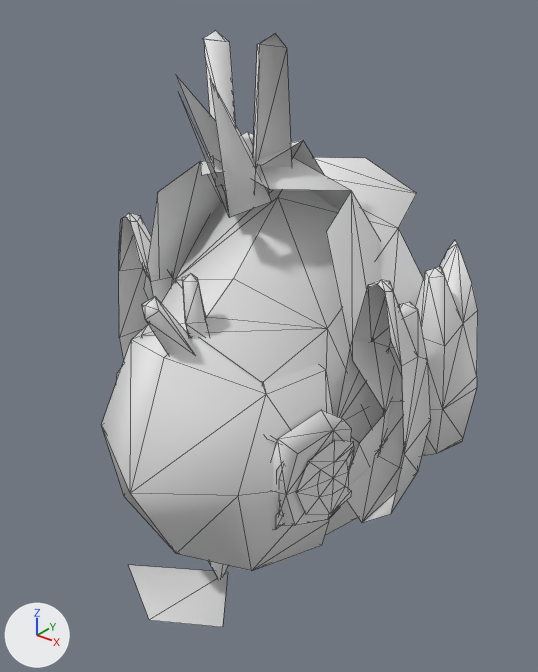
Before and after pictures for a commit that changed the OBJ model crates/alife_game_app/assets/production_voxel_v1/creature_parts/generated/sparrow_impostor_parts.obj.
Before and after are seen from a 50 mm camera at (1.067, -1.212, 0.912) aimed at (0.005, 0.114, 0.09). Every picture has the same lights, and +X, +Y and +Z are marked at lower left. The first picture is the older version. Mesh edges are drawn as thin lines. Where no turn or scale is listed for an object, it has been applied to the vertices. Vertices at exactly the same position are counted once.

The first picture shows 'part_head', 'part_left_arm', 'part_left_leg', 'part_right_arm', 'part_right_leg', 'part_torso'.
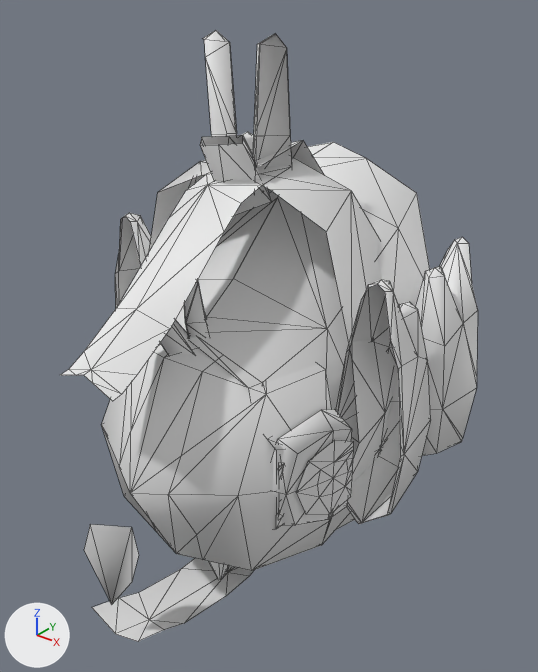
The change in detail:
me_part_head is used by ob_part_head; location (0.0, 0.0, 0.0).
me_part_head had 164 vertices, 206 faces and spanned x -0.34..0.34, y -0.367..0.0, z -0.581..0.336.
me_part_head now has 218 vertices, 302 faces and spans x -0.341..0.341, y -0.367..0.0, z -0.581..0.336.
Part 1, on me_part_head:
82 faces are deleted.
54 vertices are added at x -0.341..0.341, y -0.328..0.0, z -0.437..0.336.
178 new faces join them.
me_part_left_arm is used by ob_part_left_arm; location (0.0, 0.0, 0.0).
me_part_left_arm had 93 vertices, 109 faces and spanned x -0.457..0.0, y -0.17..0.38, z -0.532..0.511.
me_part_left_arm now has 120 vertices, 146 faces and spans x -0.457..0.0, y -0.17..0.38, z -0.532..0.532.
Part 2, on me_part_left_arm:
36 faces are deleted.
27 vertices are added at x -0.39..0.0, y -0.17..0.38, z -0.484..0.532.
73 new faces join them.
me_part_left_leg is used by ob_part_left_leg; location (0.0, 0.0, 0.0).
me_part_left_leg had 95 vertices, 139 faces and spanned x -0.459..0.08, y 0.0..0.7, z -0.516..0.807.
me_part_left_leg now has 136 vertices, 201 faces and spans x -0.459..0.08, y 0.0..0.7, z -0.516..0.807.
Part 3, on me_part_left_leg:
29 faces are deleted.
41 vertices are added at x -0.457..0.08, y 0.0..0.494, z -0.484..0.807.
91 new faces join them.
me_part_right_arm is used by ob_part_right_arm; location (0.0, 0.0, 0.0).
me_part_right_arm had 92 vertices, 108 faces and spanned x 0.0..0.457, y -0.17..0.38, z -0.532..0.511.
me_part_right_arm now has 118 vertices, 144 faces and spans x 0.0..0.457, y -0.17..0.38, z -0.532..0.532.
Part 4, on me_part_right_arm:
38 faces are deleted.
26 vertices are added at x 0.0..0.39, y -0.17..0.38, z -0.484..0.532.
74 new faces join them.
me_part_right_leg is used by ob_part_right_leg; location (0.0, 0.0, 0.0).
me_part_right_leg had 95 vertices, 138 faces and spanned x -0.08..0.459, y 0.0..0.7, z -0.516..0.807.
me_part_right_leg now has 131 vertices, 193 faces and spans x -0.08..0.459, y 0.0..0.7, z -0.516..0.807.
Part 5, on me_part_right_leg:
24 faces are deleted.
36 vertices are added at x -0.08..0.457, y 0.0..0.494, z -0.484..0.6.
79 new faces join them.
me_part_torso is used by ob_part_torso; location (0.0, 0.0, 0.0).
me_part_torso had 11 vertices, 6 faces and spanned x -0.166..0.166, y -0.348..0.103, z -0.568..0.734.
me_part_torso now has 75 vertices, 72 faces and spans x -0.08..0.08, y -0.45..0.1, z -0.568..0.6.
me_part_torso part 6: a new loose piece of 23 vertices spanning x -0.08..0.08, y -0.45..0.1, z 0.189..0.554.
me_part_torso part 7: 4 vertices removed from x -0.045..0.046, y -0.157..0.103, z 0.496..0.734; 25 vertices added at x -0.057..0.057, y -0.103..0.1, z 0.429..0.6.
me_part_torso part 8: 2 vertices removed from x -0.166..0.166, y -0.265, z -0.49; 22 vertices added at x -0.08..0.08, y -0.45..0.1, z -0.532..-0.204.

Where the change shows, as pixel boxes [x1, y1, x2, y2] in the pictures (538 x 672 px):
'part_head', reshaped: before [102, 273, 354, 578]; after [102, 280, 354, 578]
'part_right_arm', reshaped: before [200, 157, 478, 535]; after [190, 142, 478, 530]
'part_torso', reshaped (61% wider, 8% shorter): before [129, 75, 272, 627]; after [60, 135, 291, 641]
'part_right_leg', reshaped: before [203, 30, 431, 523]; after [203, 30, 431, 543]
'part_left_leg', reshaped: before [119, 33, 324, 360]; after [115, 33, 324, 308]
'part_left_arm', reshaped: before [141, 189, 282, 336]; after [175, 142, 332, 334]
part 2 of me_part_left_arm, built on (mostly hidden afterwards): before [142, 280, 187, 335]; after [175, 142, 332, 334]
part 3 of me_part_left_leg, built on: before [119, 37, 322, 300]; after [115, 36, 322, 308]
part 4 of me_part_right_arm, built on: before [266, 157, 478, 530]; after [190, 142, 478, 530]
part 5 of me_part_right_leg, built on: before [203, 30, 402, 489]; after [203, 30, 404, 543]
part 6 of me_part_torso, added: after [60, 166, 291, 401]
part 7 of me_part_torso, reshaped: before [176, 75, 272, 218]; after [200, 135, 272, 216]
part 8 of me_part_torso, built on: before [129, 565, 228, 627]; after [84, 524, 254, 641]
